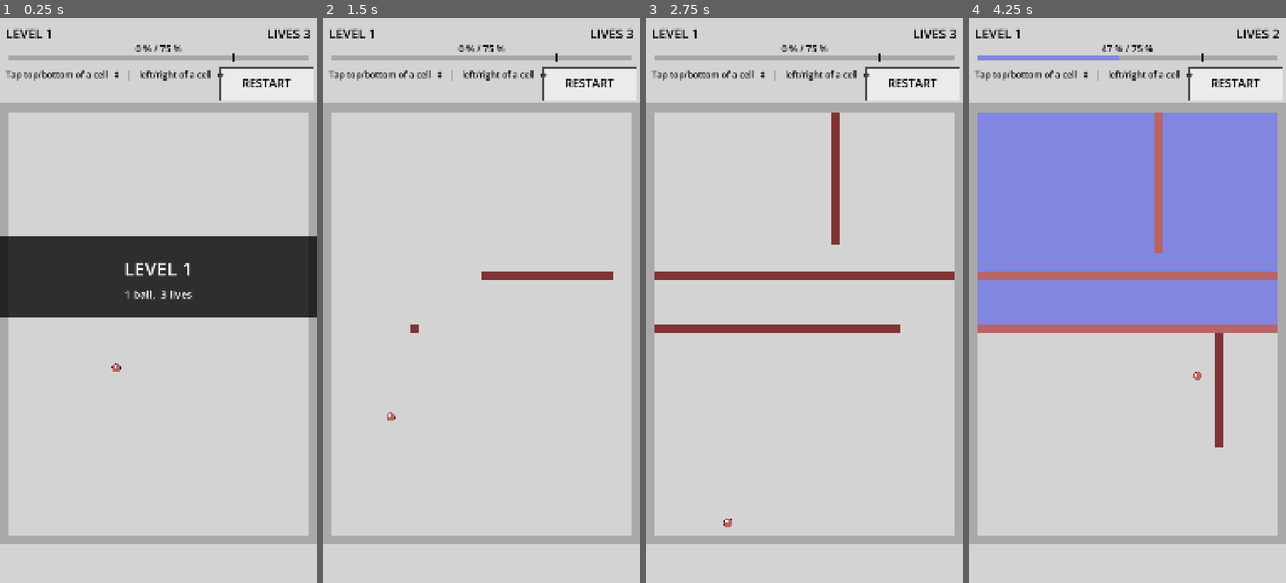
Above: before the commit, frames 1-4 (left to right).
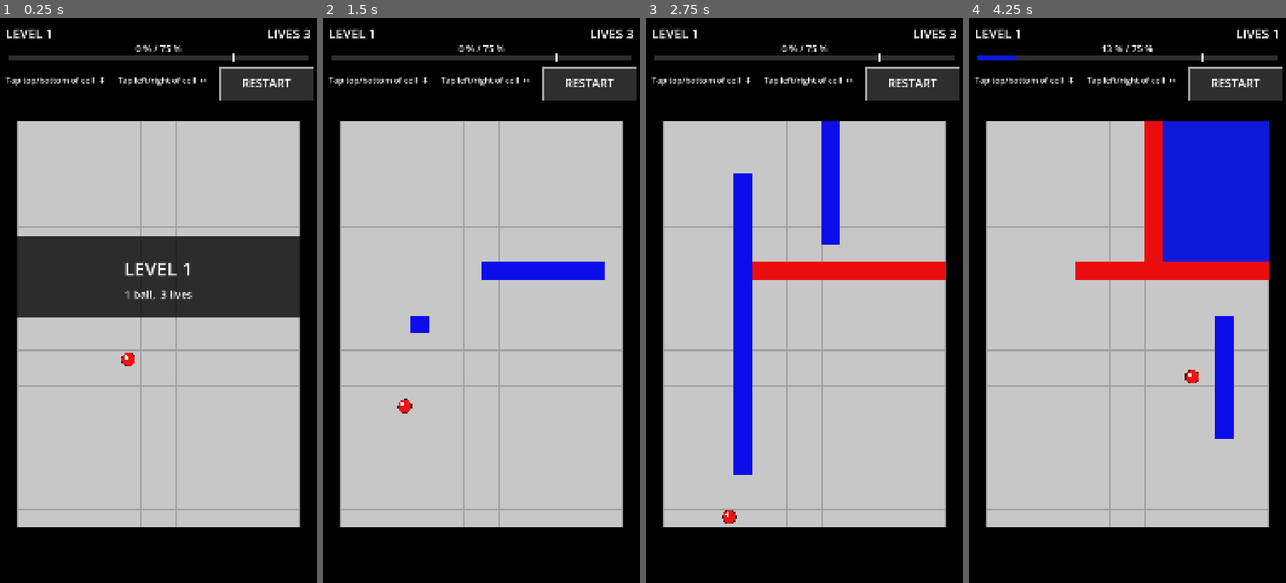
Above: after the commit, the same moments.

Repository: Matswm86/jezzball
Game: Godot game, scene res://scenes/Game.tscn
Two runs of this game, one before a commit and one after it. Both use one fixed random seed, a clock stepped at 60 frames per second and the inputs below.
Inputs (mouse positions are in pixels of both pictures, inside the frame that each line leads up to):
- Up to frame 1 (0.25 s): no input
- Up to frame 2 (1.5 s): tap Enter at 0.5 s; move the mouse to (551, 272) at 0.52 s; click (551, 272) at 0.67 s; move the mouse to (418, 328) at 1.27 s; click (418, 328) at 1.42 s
- Up to frame 3 (2.75 s): move the mouse to (836, 176) at 2.02 s; click (836, 176) at 2.17 s
- Up to frame 4 (4.25 s): move the mouse to (1111, 413) at 2.77 s; click (1111, 413) at 2.92 s; move the mouse to (1222, 385) at 3.52 s; click (1222, 385) at 3.67 s

The runs differ from the first frame. In frame 1, 38% of the frame differs, in the area x 0-100%, y 0-100%; in frame 2, 40%; in frame 3, 46%; in frame 4, 72%.

Commit message:
v0.10: saturated palette from screenshot + 2x cell size for precise gestures
User correctly called out two real issues:

1. Colors were way off — the "fadedRed/fadedBlue" hex codes I trusted came
   from a web port, not from the actual Win3 game. Looking at the user's
   inspiration screenshot directly: black HUD background, light gray field
   with subtle grid lines, saturated RED walls, saturated BLUE captures,
   white HUD text, red+white atom. Repainting with these colors.

2. Cell-position gestures felt random because cells were 30 px — way too
   small to reliably tap top vs side of. Doubling cell size to 60 px and
   reducing grid to 18x25 (still 75% target, fewer cells = faster levels).
   With 60 px cells, top/bottom strips are 24 px each with a 12 px deadzone
   in the middle — tapping clearly off-center now consistently picks the
   right axis. Tapping inside the deadzone keeps your previous orientation
   so consecutive taps stay in the same direction.

Also: BALL_RADIUS 14 → 22 to match the bigger cells, BALL_SPEED 440 → 420,
WALL_SPEED 14 → 6.5 cells/s (so the bigger cells don't make wall growth
ridiculously fast in pixel terms).

Co-Authored-By: Claude Opus 4.7 (1M context) <noreply@anthropic.com>

Diff:
--- a/project.godot
+++ b/project.godot
@@ -26,4 +26,4 @@
 renderer/rendering_method="gl_compatibility"
 renderer/rendering_method.mobile="gl_compatibility"
 textures/vram_compression/import_etc2_astc=true
-environment/defaults/default_clear_color=Color(0.827, 0.827, 0.827, 1)
+environment/defaults/default_clear_color=Color(0, 0, 0, 1)
--- a/scripts/Game.gd
+++ b/scripts/Game.gd
@@ -3,9 +3,9 @@
 # JezzBall — mobile remake. Layout v2: controls at TOP (always reachable on
 # any phone), saturated Win3-era palette, faster atoms, simplified atom sprite.
 
-const COLS := 36
-const ROWS := 50
-const CELL := 30.0
+const COLS := 18
+const ROWS := 25
+const CELL := 60.0
 
 const FIELD_X := 0.0
 const HUD_H := 160.0
@@ -14,27 +14,28 @@
 const FIELD_W := COLS * CELL           # 1080
 const FIELD_H := ROWS * CELL           # 1500
 
-# Faded Win3 JezzBall palette using the user-provided hex codes:
-# lightGray #D3D3D3, darkGray #A9A9A9, fadedRed #B86566, fadedBlue #8187DE.
-const COL_BG := Color(0.827, 0.827, 0.827)     # #D3D3D3 lightGray (field + HUD bg)
-const COL_FIELD := Color(0.827, 0.827, 0.827)  # field interior matches bg
-const COL_BORDER := Color(0.663, 0.663, 0.663) # #A9A9A9 darkGray border + grid
-const COL_WALL := Color(0.722, 0.396, 0.400)   # #B86566 fadedRed completed wall
-const COL_BUILDING := Color(0.50, 0.20, 0.20)  # darker red for growing tip
-const COL_CAPTURED := Color(0.506, 0.529, 0.871) # #8187DE fadedBlue capture fill
-const COL_BALL := Color(0.722, 0.396, 0.400)   # red atom matches wall color
-const COL_BALL_DOT := Color(1.0, 1.0, 1.0)     # white checker highlight
-const COL_BALL_OUTLINE := Color(0.20, 0.05, 0.05)
-const COL_TEXT := Color(0.0, 0.0, 0.0)
-const COL_BTN := Color(0.92, 0.92, 0.92)
-const COL_BTN_HL := Color(0.506, 0.529, 0.871) # active button = fadedBlue
-const COL_BTN_PRESSED := Color(0.74, 0.74, 0.74)
-const COL_BTN_BORDER := Color(0.30, 0.30, 0.30)
-const COL_BAR_BG := Color(0.66, 0.66, 0.66)
-
-const BALL_RADIUS := 14.0
-const BALL_SPEED := 440.0
-const WALL_SPEED := 14.0
+# Saturated palette taken directly from the inspiration screenshot:
+# black HUD/frame, light gray field with subtle grid, solid red walls,
+# solid blue capture fills, white text, red+white atom.
+const COL_BG := Color(0.0, 0.0, 0.0)           # outer area / HUD background
+const COL_FIELD := Color(0.78, 0.78, 0.78)     # field cell base color (Win3 face)
+const COL_GRID := Color(0.62, 0.62, 0.62)      # grid lines between cells
+const COL_BORDER := Color(0.0, 0.0, 0.0)       # field outer border (black)
+const COL_WALL := Color(0.92, 0.05, 0.05)      # saturated RED for completed wall
+const COL_BUILDING := Color(0.05, 0.05, 0.92)  # saturated BLUE for growing tip
+const COL_CAPTURED := Color(0.05, 0.10, 0.85)  # solid BLUE capture fill
+const COL_BALL := Color(0.94, 0.08, 0.08)      # bright red atom
+const COL_BALL_DOT := Color(1.0, 1.0, 1.0)     # white highlight
+const COL_BALL_OUTLINE := Color(0.30, 0.0, 0.0)
+const COL_TEXT := Color(1.0, 1.0, 1.0)         # white text on black HUD
+const COL_BTN := Color(0.18, 0.18, 0.18)       # dark button on black HUD
+const COL_BTN_PRESSED := Color(0.32, 0.32, 0.32)
+const COL_BTN_BORDER := Color(0.65, 0.65, 0.65)
+const COL_BAR_BG := Color(0.18, 0.18, 0.18)
+
+const BALL_RADIUS := 22.0
+const BALL_SPEED := 420.0
+const WALL_SPEED := 6.5
 const TARGET := 0.75
 const MAX_LEVEL := 50
 
@@ -95,9 +96,9 @@
 	lbl_lives = _make_label(Vector2(FIELD_W - 520, 18), 500, 44, HORIZONTAL_ALIGNMENT_RIGHT)
 	# HUD bottom row: percent text centered above progress bar
 	lbl_pct = _make_label(Vector2(0, 78), FIELD_W, 32, HORIZONTAL_ALIGNMENT_CENTER)
-	# Hint label across the left of the control row + RESTART button on the right.
-	lbl_hint = _make_label(Vector2(20, HUD_H + 8), FIELD_W - rect_restart.size.x - 60, 30, HORIZONTAL_ALIGNMENT_LEFT)
-	lbl_hint.text = "Tap top/bottom of a cell  ↕   |   left/right of a cell  ↔"
+	# Hint label + RESTART button.
+	lbl_hint = _make_label(Vector2(20, HUD_H + 30), FIELD_W - rect_restart.size.x - 60, 28, HORIZONTAL_ALIGNMENT_LEFT)
+	lbl_hint.text = "Tap top/bottom of cell  ↕      Tap left/right of cell  ↔"
 	lbl_restart = _make_label(rect_restart.position + Vector2(0, 22), rect_restart.size.x, 40, HORIZONTAL_ALIGNMENT_CENTER)
 	lbl_restart.text = "RESTART"
 	# Overlay backdrop + title/sub labels
@@ -386,11 +387,16 @@
 		var cy := int((p.y - FIELD_Y) / CELL)
 		if cx >= 1 and cx < COLS - 1 and cy >= 1 and cy < ROWS - 1:
 			if grid[cx][cy] == CellState.EMPTY:
+				# 12-pixel deadzone in the cell center — tapping anywhere in
+				# that zone keeps the previous orientation, so mis-aimed taps
+				# don't randomly flip the wall axis. Outside the deadzone,
+				# the bigger axis wins.
 				var ox := p.x - (FIELD_X + cx * CELL + CELL * 0.5)
 				var oy := p.y - (FIELD_Y + cy * CELL + CELL * 0.5)
 				var ax := ox if ox >= 0.0 else -ox
 				var ay := oy if oy >= 0.0 else -oy
-				orient_vertical = ay >= ax
+				if ax > 12.0 or ay > 12.0:
+					orient_vertical = ay > ax
 				_start_wall(cx, cy)
 
 func _start_wall(cx: int, cy: int) -> void:
@@ -433,16 +439,21 @@
 	draw_rect(rect_restart, COL_BTN_BORDER, false, 4)
 
 func _draw_field() -> void:
-	# Field interior background (slightly lighter than HUD bg).
+	# Field background — uniform light gray.
 	draw_rect(Rect2(FIELD_X, FIELD_Y, FIELD_W, FIELD_H), COL_FIELD, true)
-	# Captured cells (solid blue with hatch lines for texture).
+	# Subtle grid lines between cells (matches the original screenshot look).
+	for x in range(1, COLS):
+		var lx := FIELD_X + x * CELL
+		draw_line(Vector2(lx, FIELD_Y), Vector2(lx, FIELD_Y + FIELD_H), COL_GRID, 1.0)
+	for y in range(1, ROWS):
+		var ly := FIELD_Y + y * CELL
+		draw_line(Vector2(FIELD_X, ly), Vector2(FIELD_X + FIELD_W, ly), COL_GRID, 1.0)
+	# Captured cells (solid saturated blue).
 	for x in range(1, COLS - 1):
 		for y in range(1, ROWS - 1):
 			if grid[x][y] == CellState.CAPTURED:
-				var px := FIELD_X + x * CELL
-				var py := FIELD_Y + y * CELL
-				draw_rect(Rect2(px, py, CELL, CELL), COL_CAPTURED, true)
-	# Borders + walls + building (single pass over full grid).
+				draw_rect(Rect2(FIELD_X + x * CELL, FIELD_Y + y * CELL, CELL, CELL), COL_CAPTURED, true)
+	# Borders + completed walls (red) + building cells (blue growing tip).
 	for x in COLS:
 		for y in ROWS:
 			var s = grid[x][y]
@@ -452,9 +463,9 @@
 				draw_rect(Rect2(FIELD_X + x * CELL, FIELD_Y + y * CELL, CELL, CELL), COL_WALL, true)
 			elif s == CellState.BUILDING:
 				draw_rect(Rect2(FIELD_X + x * CELL, FIELD_Y + y * CELL, CELL, CELL), COL_BUILDING, true)
-	# Atoms — saturated red disc with single white highlight (Win3 sphere look).
+	# Atoms — bigger now (BALL_RADIUS=22), red disc with white highlight.
 	for b in balls:
 		var p: Vector2 = b["pos"]
-		draw_circle(p, BALL_RADIUS + 1, COL_BALL_OUTLINE)
+		draw_circle(p, BALL_RADIUS + 2, COL_BALL_OUTLINE)
 		draw_circle(p, BALL_RADIUS, COL_BALL)
-		draw_circle(p + Vector2(-BALL_RADIUS * 0.35, -BALL_RADIUS * 0.35), BALL_RADIUS * 0.32, COL_BALL_DOT)
+		draw_circle(p + Vector2(-BALL_RADIUS * 0.35, -BALL_RADIUS * 0.35), BALL_RADIUS * 0.30, COL_BALL_DOT)
